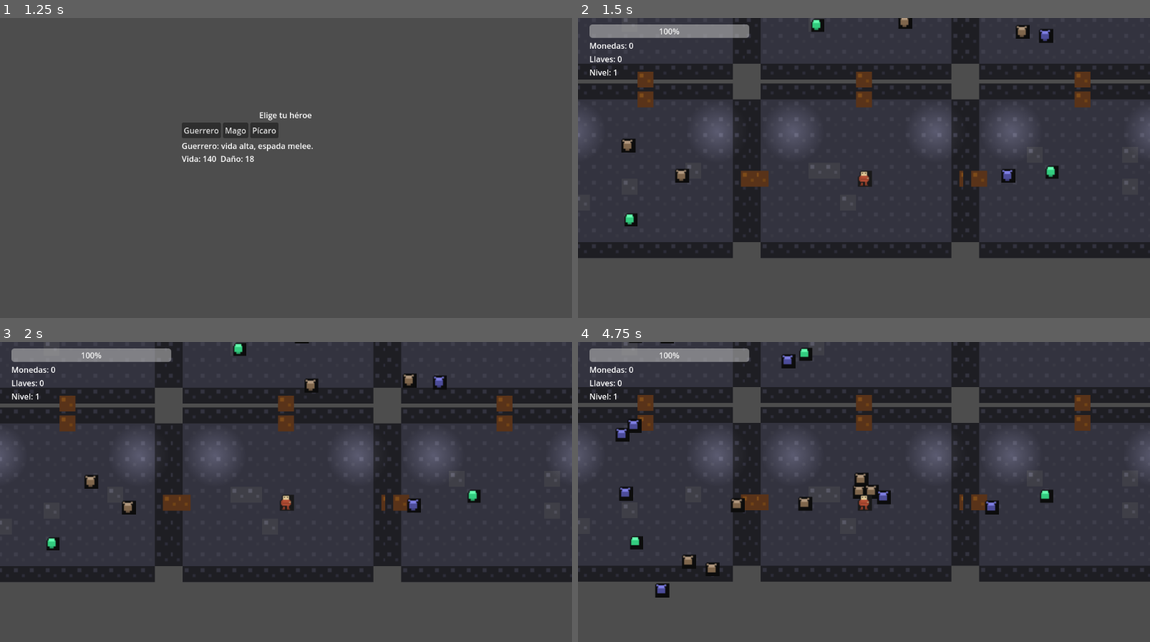
Above: before the commit, frames 1-4 (two rows, left to right).
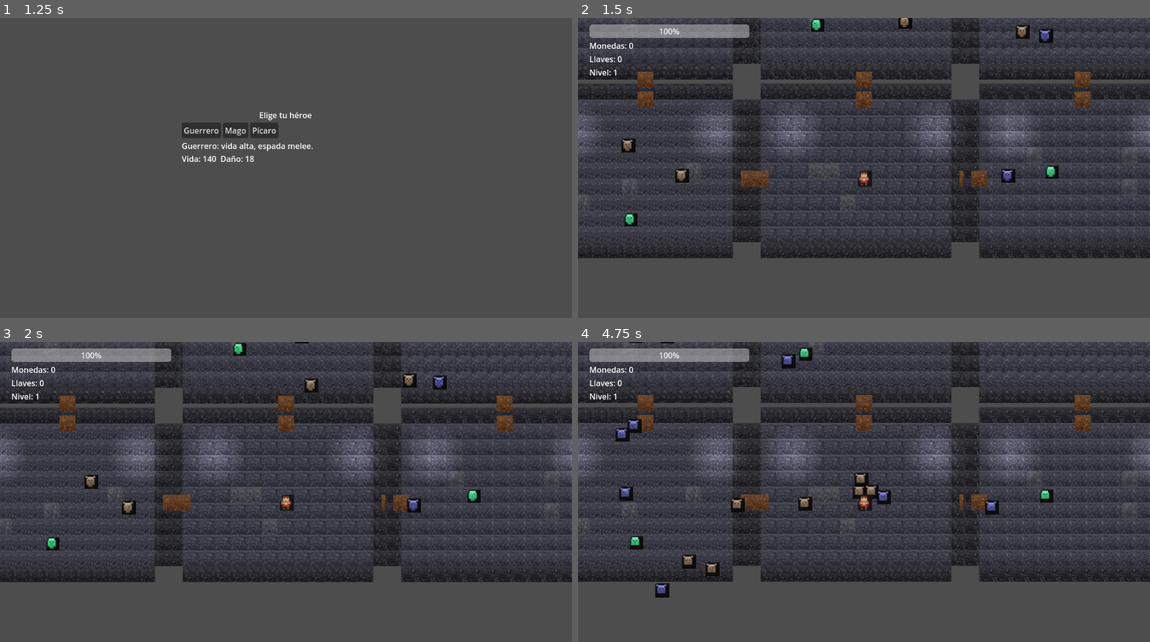
Above: after the commit, the same moments.

Repository: pabloxtoon-byte/lacebolla
Game: Godot game, scene res://Scenes/MainMenu.tscn
Two runs of this game, one before a commit and one after it. Both use one fixed random seed, a clock stepped at 60 frames per second and the inputs below.
Inputs (mouse positions are in pixels of both pictures, inside the frame that each line leads up to):
- Up to frame 1 (1.25 s): click "Jugar" at 0.5 s
- Up to frame 2 (1.5 s): click "Guerrero" at 1.25 s
- Up to frame 3 (2 s): no input
- Up to frame 4 (4.75 s): move the mouse to (989, 486) at 2.02 s; move the mouse to (749, 519) at 2.77 s; move the mouse to (921, 432) at 3.52 s; move the mouse to (835, 567) at 4.27 s

Frame 1 is identical in both runs. In frame 2, 3.4% of the frame differs, in the area x 0-100%, y 0-80%; in frame 3, 3.4%; in frame 4, 4.0%, in the area x 0-100%, y 0-84%.

Commit message:
Improve procedural sprite detail

Diff:
--- a/Scripts/ProceduralSprite.gd
+++ b/Scripts/ProceduralSprite.gd
@@ -5,6 +5,34 @@
 	for y in range(rect.position.y, rect.position.y + rect.size.y):
 		for x in range(rect.position.x, rect.position.x + rect.size.x):
 			img.set_pixel(x, y, color)
+
+static func _set_pixel_safe(img: Image, x: int, y: int, color: Color) -> void:
+	if x < 0 or y < 0 or x >= img.get_width() or y >= img.get_height():
+		return
+	img.set_pixel(x, y, color)
+
+static func _draw_border(img: Image, rect: Rect2i, color: Color) -> void:
+	for x in range(rect.position.x, rect.position.x + rect.size.x):
+		_set_pixel_safe(img, x, rect.position.y, color)
+		_set_pixel_safe(img, x, rect.position.y + rect.size.y - 1, color)
+	for y in range(rect.position.y, rect.position.y + rect.size.y):
+		_set_pixel_safe(img, rect.position.x, y, color)
+		_set_pixel_safe(img, rect.position.x + rect.size.x - 1, y, color)
+
+static func _add_shading(img: Image, rect: Rect2i, base: Color, highlight: Color, shadow: Color) -> void:
+	for y in range(rect.position.y, rect.position.y + rect.size.y):
+		for x in range(rect.position.x, rect.position.x + rect.size.x):
+			var t: float = float(y - rect.position.y) / max(1.0, float(rect.size.y - 1))
+			var shaded: Color = highlight.lerp(base, t).lerp(shadow, t * 0.6)
+			img.set_pixel(x, y, shaded)
+
+static func _add_noise(img: Image, rect: Rect2i, color_a: Color, color_b: Color) -> void:
+	for y in range(rect.position.y, rect.position.y + rect.size.y):
+		for x in range(rect.position.x, rect.position.x + rect.size.x):
+			if randf() < 0.15:
+				img.set_pixel(x, y, color_b)
+			elif randf() < 0.08:
+				img.set_pixel(x, y, color_a)
 
 static func _outline(img: Image, color: Color) -> void:
 	var w: int = img.get_width()
@@ -27,29 +55,43 @@
 	for i in range(4):
 		var img: Image = Image.create(16, 16, false, Image.FORMAT_RGBA8)
 		img.fill(Color(0, 0, 0, 0))
-		# Head + face
-		_fill_rect(img, Rect2i(5, 1, 6, 4), accent_color)
-		_fill_rect(img, Rect2i(6, 2, 1, 1), Color(0.1, 0.1, 0.1))
-		_fill_rect(img, Rect2i(9, 2, 1, 1), Color(0.1, 0.1, 0.1))
-		# Torso + belt
-		_fill_rect(img, Rect2i(4, 5, 8, 6), body_color)
-		_fill_rect(img, Rect2i(4, 8, 8, 1), body_color.darkened(0.2))
-		# Arms
-		_fill_rect(img, Rect2i(3, 6, 2, 4), body_color.darkened(0.1))
-		_fill_rect(img, Rect2i(11, 6, 2, 4), body_color.darkened(0.1))
-		# Weapon/robe accent on right arm
-		_fill_rect(img, Rect2i(11, 7, 2, 1), accent_color.darkened(0.2))
+		var shade_base: Color = body_color
+		var shade_high: Color = body_color.lightened(0.15)
+		var shade_shadow: Color = body_color.darkened(0.25)
+		var skin: Color = accent_color.lightened(0.05)
+		var outline: Color = Color(0.08, 0.08, 0.1)
+		# Head + hair + face
+		_add_shading(img, Rect2i(5, 1, 6, 5), skin, skin.lightened(0.15), skin.darkened(0.2))
+		_fill_rect(img, Rect2i(5, 1, 6, 2), shade_shadow.darkened(0.1))
+		_set_pixel_safe(img, 6, 3, outline)
+		_set_pixel_safe(img, 9, 3, outline)
+		_set_pixel_safe(img, 7, 4, skin.darkened(0.2))
+		_set_pixel_safe(img, 8, 4, skin.darkened(0.2))
+		# Torso + belt + chest highlight
+		_add_shading(img, Rect2i(4, 6, 8, 6), shade_base, shade_high, shade_shadow)
+		_fill_rect(img, Rect2i(4, 9, 8, 1), shade_shadow)
+		_set_pixel_safe(img, 7, 7, shade_high)
+		_set_pixel_safe(img, 8, 7, shade_high)
+		# Arms + gloves
+		_fill_rect(img, Rect2i(3, 7, 2, 4), shade_base.darkened(0.1))
+		_fill_rect(img, Rect2i(11, 7, 2, 4), shade_base.darkened(0.1))
+		_fill_rect(img, Rect2i(3, 10, 2, 1), outline)
+		_fill_rect(img, Rect2i(11, 10, 2, 1), outline)
+		# Accent sash/robe
+		_fill_rect(img, Rect2i(4, 8, 8, 1), accent_color.darkened(0.15))
 		# Legs (animate)
 		if i % 2 == 0:
-			_fill_rect(img, Rect2i(5, 11, 2, 3), body_color.darkened(0.15))
-			_fill_rect(img, Rect2i(9, 12, 2, 3), body_color.darkened(0.15))
+			_fill_rect(img, Rect2i(5, 12, 2, 3), shade_shadow)
+			_fill_rect(img, Rect2i(9, 13, 2, 3), shade_shadow)
 		else:
-			_fill_rect(img, Rect2i(5, 12, 2, 3), body_color.darkened(0.15))
-			_fill_rect(img, Rect2i(9, 11, 2, 3), body_color.darkened(0.15))
-		# Feet
-		_fill_rect(img, Rect2i(4, 14, 3, 1), body_color.darkened(0.3))
-		_fill_rect(img, Rect2i(9, 14, 3, 1), body_color.darkened(0.3))
-		_outline(img, Color(0.1, 0.1, 0.1))
+			_fill_rect(img, Rect2i(5, 13, 2, 3), shade_shadow)
+			_fill_rect(img, Rect2i(9, 12, 2, 3), shade_shadow)
+		# Boots + belt buckle
+		_fill_rect(img, Rect2i(4, 15, 3, 1), outline)
+		_fill_rect(img, Rect2i(9, 15, 3, 1), outline)
+		_set_pixel_safe(img, 7, 9, accent_color.lightened(0.25))
+		_set_pixel_safe(img, 8, 9, accent_color.lightened(0.25))
+		_outline(img, outline)
 		var tex: Texture2D = ImageTexture.create_from_image(img)
 		frames.add_frame("walk", tex)
 	return frames
@@ -62,11 +104,19 @@
 	for i in range(3):
 		var img: Image = Image.create(16, 16, false, Image.FORMAT_RGBA8)
 		img.fill(Color(0, 0, 0, 0))
-		_fill_rect(img, Rect2i(4, 6, 8, 6), base_color)
-		_fill_rect(img, Rect2i(5, 4, 6, 3), accent_color)
+		var shade_base: Color = base_color
+		var shade_high: Color = base_color.lightened(0.12)
+		var shade_shadow: Color = base_color.darkened(0.25)
+		_add_shading(img, Rect2i(4, 6, 8, 6), shade_base, shade_high, shade_shadow)
+		_add_shading(img, Rect2i(5, 4, 6, 3), accent_color, accent_color.lightened(0.2), accent_color.darkened(0.2))
 		if with_ears:
 			_fill_rect(img, Rect2i(3, 3, 2, 2), accent_color.darkened(0.2))
 			_fill_rect(img, Rect2i(11, 3, 2, 2), accent_color.darkened(0.2))
+		_set_pixel_safe(img, 6, 7, Color(0.05, 0.05, 0.05))
+		_set_pixel_safe(img, 9, 7, Color(0.05, 0.05, 0.05))
+		_set_pixel_safe(img, 7, 9, shade_shadow.darkened(0.1))
+		_set_pixel_safe(img, 8, 9, shade_shadow.darkened(0.1))
+		_add_noise(img, Rect2i(4, 6, 8, 6), shade_shadow, shade_high)
 		if i == 1:
 			_fill_rect(img, Rect2i(6, 12, 2, 2), base_color.darkened(0.2))
 			_fill_rect(img, Rect2i(8, 12, 2, 2), base_color.darkened(0.2))
@@ -78,16 +128,22 @@
 static func make_projectile_texture(color: Color) -> Texture2D:
 	var img: Image = Image.create(8, 8, false, Image.FORMAT_RGBA8)
 	img.fill(Color(0, 0, 0, 0))
-	_fill_rect(img, Rect2i(2, 2, 4, 4), color)
+	_add_shading(img, Rect2i(2, 2, 4, 4), color, color.lightened(0.25), color.darkened(0.3))
+	_set_pixel_safe(img, 3, 3, color.lightened(0.4))
+	_set_pixel_safe(img, 4, 3, color.lightened(0.4))
 	_outline(img, Color(0.1, 0.1, 0.1))
 	return ImageTexture.create_from_image(img)
 
 static func make_tile_texture(base_color: Color, accent_color: Color) -> Texture2D:
 	var img: Image = Image.create(16, 16, false, Image.FORMAT_RGBA8)
-	img.fill(base_color)
+	_add_shading(img, Rect2i(0, 0, 16, 16), base_color, base_color.lightened(0.1), base_color.darkened(0.2))
 	_fill_rect(img, Rect2i(2, 2, 4, 4), accent_color)
 	_fill_rect(img, Rect2i(10, 8, 3, 3), accent_color.darkened(0.1))
-	_outline(img, base_color.darkened(0.2))
+	_fill_rect(img, Rect2i(6, 12, 3, 2), base_color.darkened(0.3))
+	_set_pixel_safe(img, 11, 4, accent_color.lightened(0.2))
+	_set_pixel_safe(img, 12, 4, accent_color.lightened(0.2))
+	_add_noise(img, Rect2i(0, 0, 16, 16), base_color.darkened(0.2), base_color.lightened(0.15))
+	_outline(img, base_color.darkened(0.25))
 	return ImageTexture.create_from_image(img)
 
 static func make_shadow_texture() -> Texture2D:
